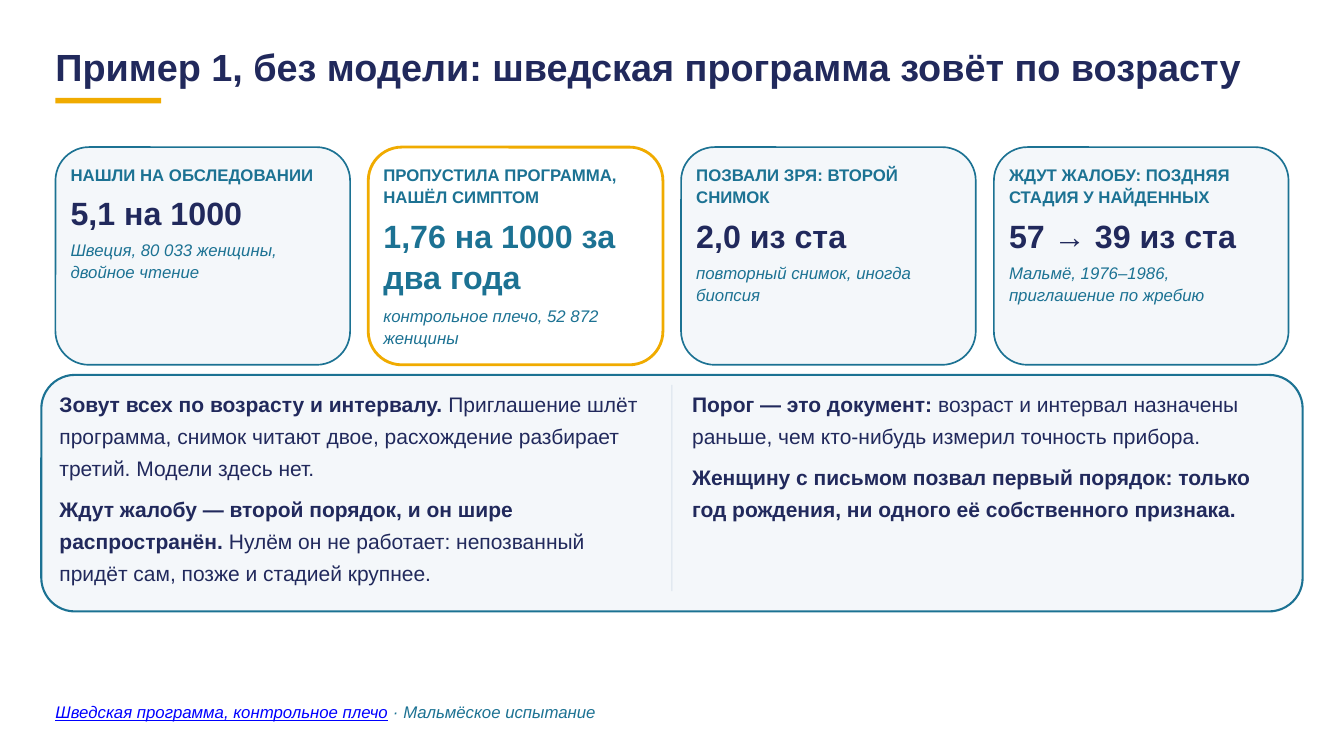
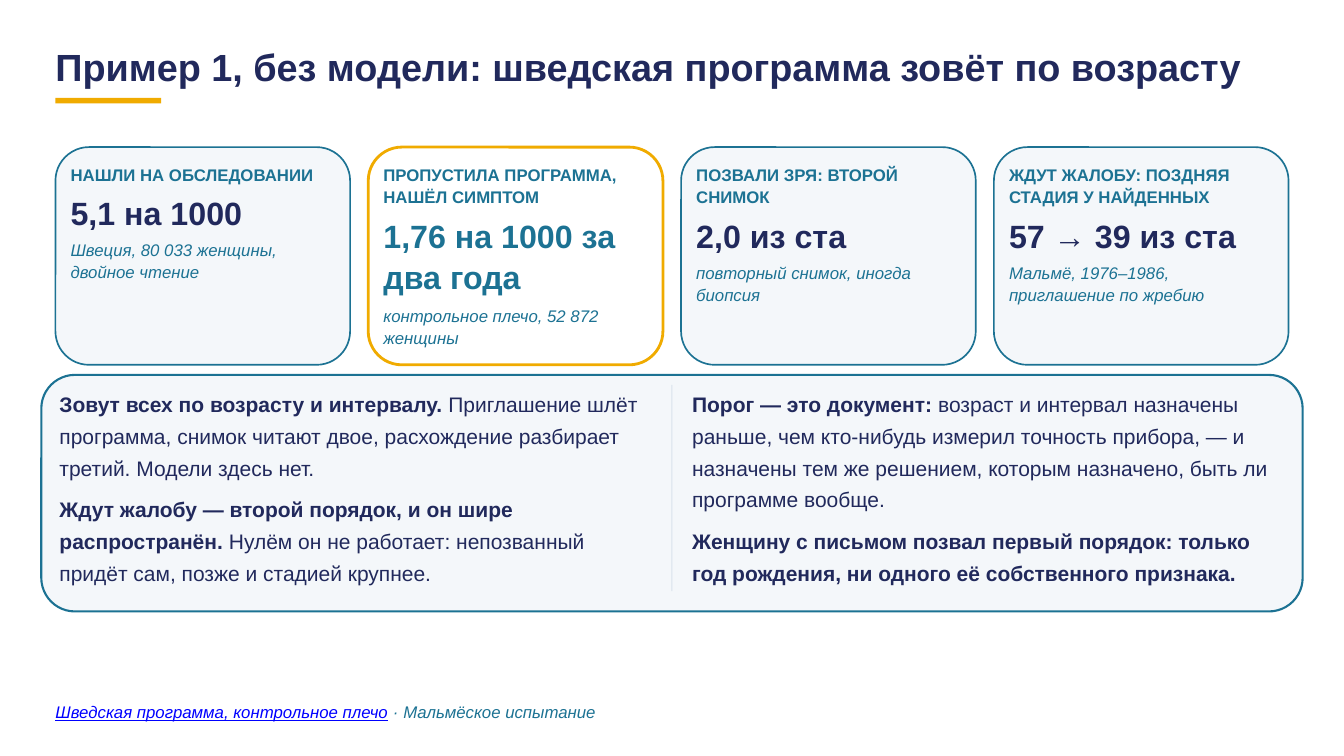
Before and after one commit to tellina-study/AI-usage-lessons, a slide deck: slide 13 of library/lectures/lec-07/rework/deck/lec-07-karkas.pptx (slide 14 before the commit). Drawn at 1344x756 pixels with LibreOffice and Linux fonts; fonts in the diff are those of the drawing. Boxes give left, top, right and bottom in pixels: in the first picture for what was removed or moved away, otherwise in the second. Text is boxed around its words. In the diff, an @@ line names an element or a change of style, - is before the commit and + after.

```diff
--- a/library/lectures/lec-07/rework/deck/lec-07-karkas.pptx
+++ b/library/lectures/lec-07/rework/deck/lec-07-karkas.pptx
@@ text at <box>692,397,1267,512</box>: text changed @@
-Порог — это документ: возраст и интервал назначены раньше, чем кто-нибудь измерил точность прибора.
+Порог — это документ: возраст и интервал назначены раньше, чем кто-нибудь измерил точность прибора, — и назначены тем же решением, которым назначено, быть ли программе вообще.
```
Also in this commit, not shown: 10 other slides changed, 2 slides added, 8 slides removed, 39 other files.
